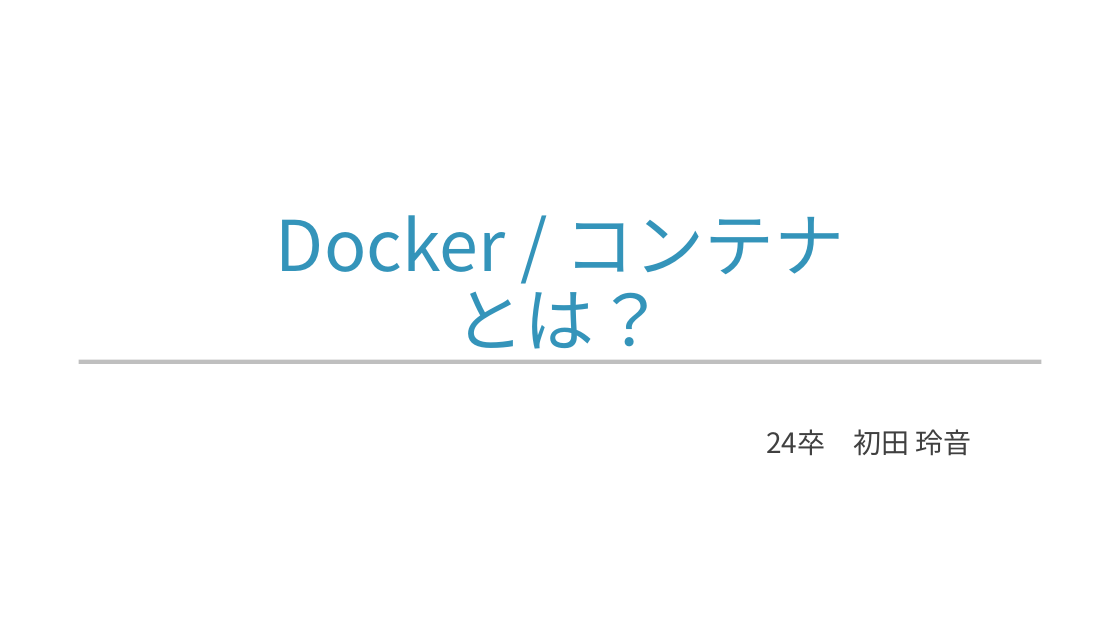
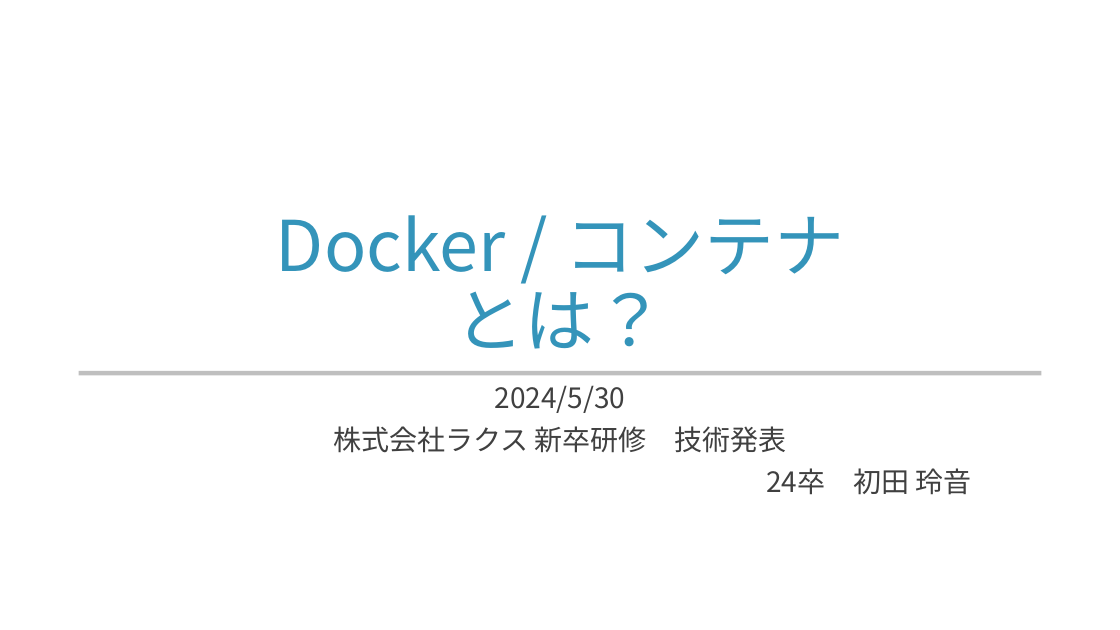
Before and after one commit to yamada-ai/java-prac, a slide deck: slide 1 of docker-container.pptx. Drawn at 1120x630 pixels with LibreOffice and Linux fonts; fonts in the diff are those of the drawing; background and template pictures are left out. Boxes give left, top, right and bottom in pixels: in the first picture for what was removed or moved away, otherwise in the second. Text is boxed around its words. In the diff, an @@ line names an element or a change of style, - is before the commit and + after.

Commit message:
pptx docker v2

```diff
--- a/docker-container.pptx
+++ b/docker-container.pptx
@@ rectangle: place and size @@
-rectangle at (79, 360, 1042, 364)
+rectangle at (79, 371, 1042, 376)
@@ subtitle at (333, 385, 787, 453): paragraphs added @@
+2024/5/30
+株式会社ラクス 新卒研修 技術発表
```
Also in this commit, not shown: 4 other slides changed, 2 slides added, 1 slide removed.
